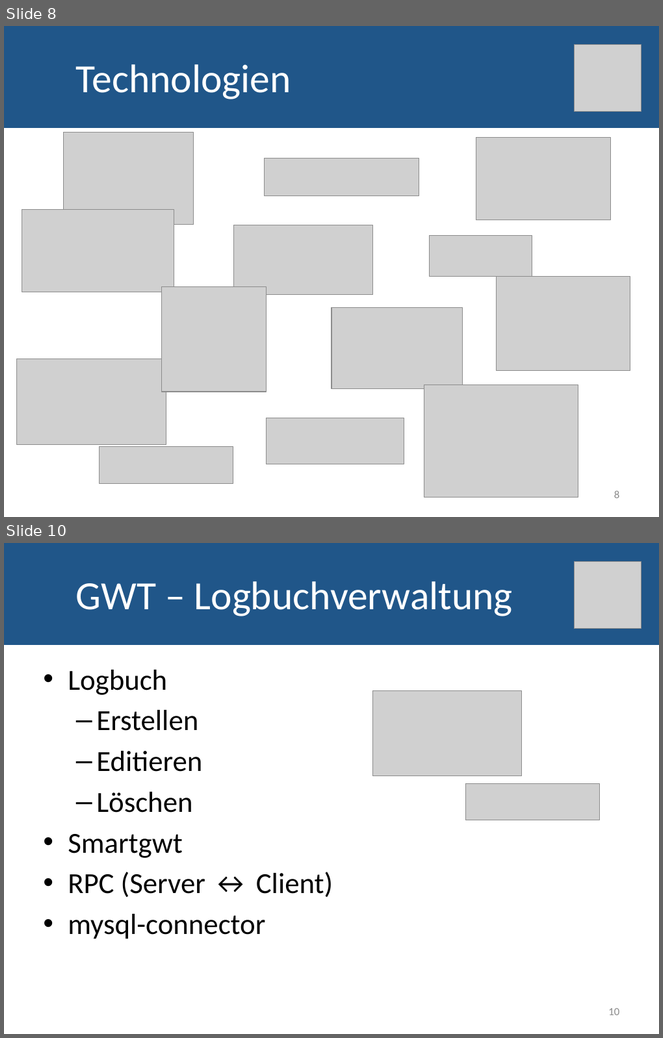
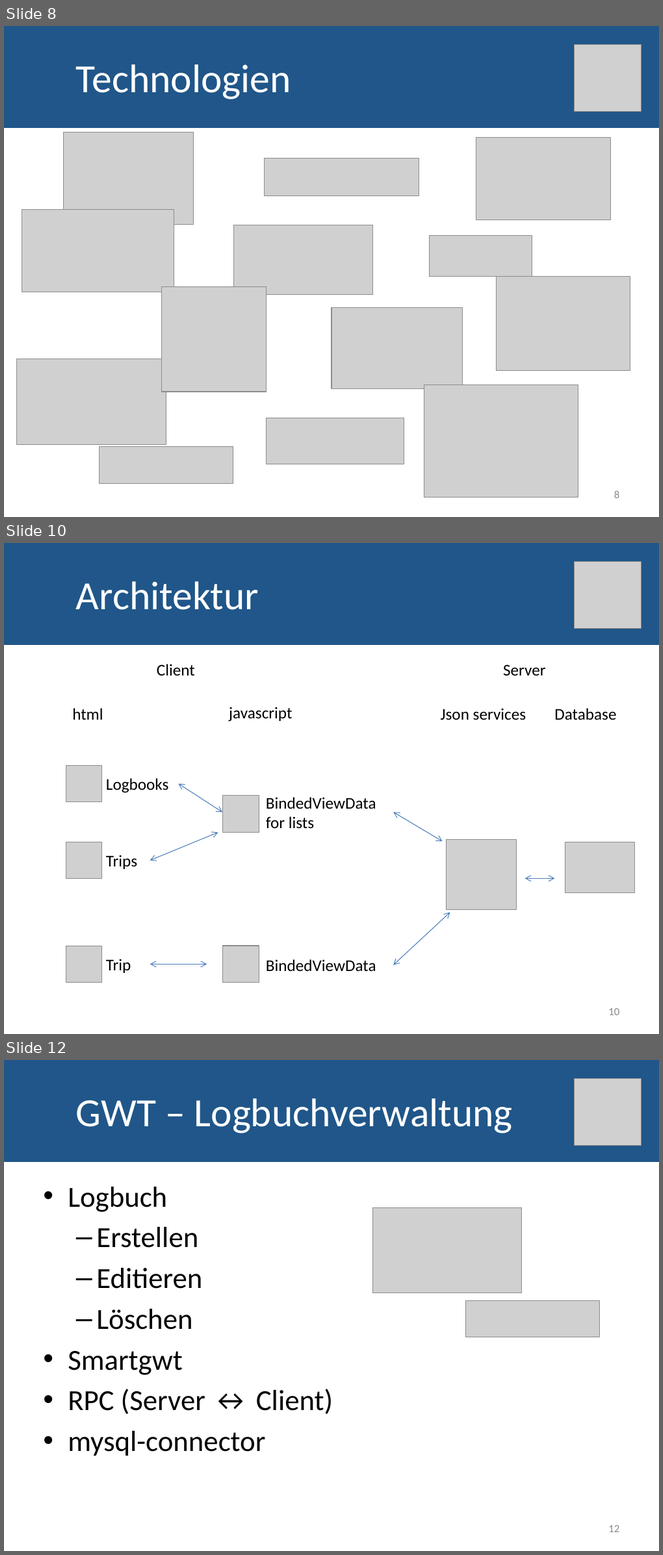
Before and after one commit to JoHae/htwg.seapal.akjjjh, a slide deck: docs/Seapal_Praesi.pptx. Shown one above the other, each under a label of ours: slides 8 and 10 before the commit, slides 8, 10 and 12 after it; the slides between them are not shown. The pictures are 663x1038 and 663x1555 pixels, drawn with LibreOffice and Linux fonts; fonts in the diff are those of the drawing; grey boxes stand for pictures. Boxes give left, top, right and bottom in pixels: in the first picture for what was removed or moved away, otherwise in the second. Text is boxed around its words. In the diff, an @@ line names an element or a change of style, - is before the commit and + after.

```diff
--- a/docs/Seapal_Praesi.pptx
+++ b/docs/Seapal_Praesi.pptx
@@ slide 10 added at (4, 543, 659, 1034), background #FFFFFF @@
@@ title added at (4, 543, 659, 644), fill #205689, outline #205689 0.75 pt, 44 pt, text #FFFFFF @@
+Architektur
@@ picture added at (574, 562, 641, 629) @@
@@ text added at (157, 664, 195, 676), 18 pt, text #000000 @@
+Client
@@ text added at (503, 665, 545, 676), 18 pt, text #000000 @@
+Server
@@ text added at (72, 708, 103, 720), 18 pt, text #000000 @@
+html
@@ text added at (229, 707, 292, 722), 18 pt, text #000000 @@
+javascript
@@ text added at (441, 708, 526, 720), 18 pt, text #000000 @@
+Json services
@@ text added at (555, 708, 616, 720), 18 pt, text #000000 @@
+Database
@@ picture added at (66, 766, 102, 802) @@
@@ text added at (106, 778, 169, 793), 18 pt, text #000000 @@
+Logbooks
@@ double arrow added from (178, 784) to (222, 812), #4A7EBB 0.75 pt @@
@@ picture added at (222, 796, 259, 833) @@
@@ text added at (266, 797, 376, 828), 18 pt, text #000000 @@
+BindedViewData
+for lists
@@ double arrow added from (393, 812) to (442, 842), #4A7EBB 0.75 pt @@
@@ double arrow added from (150, 861) to (218, 833), #4A7EBB 0.75 pt @@
@@ picture added at (66, 843, 102, 878) @@
@@ picture added at (446, 840, 516, 910) @@
@@ picture added at (566, 843, 635, 893) @@
@@ text added at (106, 855, 137, 869), 18 pt, text #000000 @@
+Trips
@@ double arrow added from (525, 878) to (555, 878), #4A7EBB 0.75 pt @@
@@ double arrow added from (393, 965) to (450, 913), #4A7EBB 0.75 pt @@
@@ picture added at (66, 947, 102, 982) @@
@@ picture added at (222, 946, 259, 982) @@
@@ text added at (106, 959, 131, 973), 18 pt, text #000000 @@
+Trip
@@ double arrow added from (207, 964) to (150, 964), #4A7EBB 0.75 pt @@
@@ text added at (266, 960, 376, 971), 18 pt, text #000000 @@
+BindedViewData
@@ page number added at (608, 1008, 620, 1016), 12 pt, text #8C8C8C @@
+10
@@ what was slide 10 is now slide 12 @@
@@ page number at (608, 1525, 620, 1533): text changed @@
-10
+12
```
Also in this commit, not shown: 3 slides changed, 3 other slides added, 2 slides removed, 46 other files.
